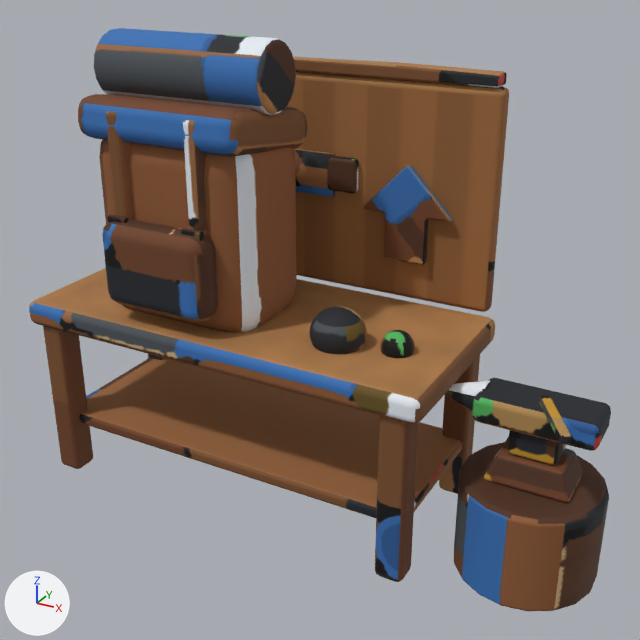
The glTF model game/assets3d/props/upgrade_bench.glb, before and after one commit.
Before and after are seen from a 50 mm camera at (1.86, -3.15, 2.49) aimed at (0.14, -0.02, 0.92). The axes (+X, +Y, +Z) are drawn at lower left. The lights are the same throughout. The picture after the commit comes second. Vertices at exactly the same position are counted once.

In view in the first picture: 'abase'.
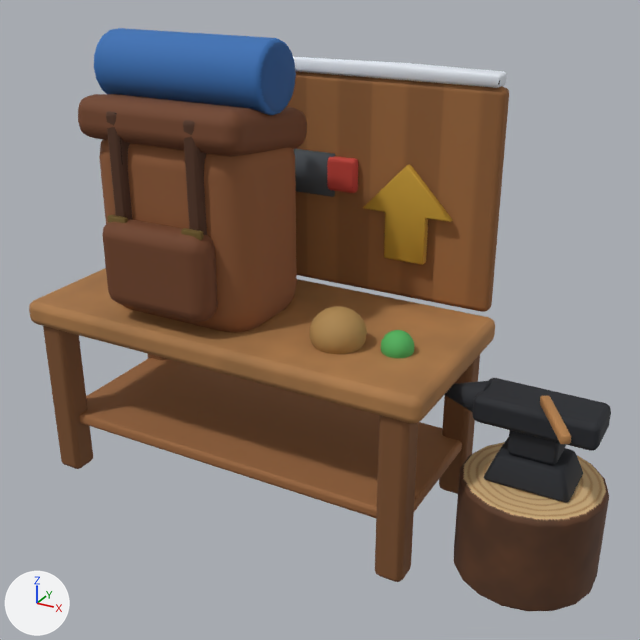
Where the change shows, as pixel boxes (x1, y1, x2, y2) in the pictures (640 x 640 px):
part 1 of me_abase, cut back
    before: (79, 42, 583, 518)
    after: (80, 42, 582, 518)
part 2 of me_abase, surface changed
    both: (30, 39, 606, 582)

The edits, one by one:
me_abase is used by ob_abase; location (1.15, -0.05, 0.45).
me_abase had 3568 vertices, 7021 faces and spanned x -2.35..0.3, y -0.4..0.58, z -0.45..1.65.
me_abase now has 2514 vertices, 4913 faces and spans x -2.35..0.3, y -0.4..0.58, z -0.45..1.65.
me_abase part 1: 133 vertices moved from x -2.27..0.17, y -0.33..0.58, z -0.2..1.54 to x -2.27..0.17, y -0.33..0.58, z -0.2..1.52; 1236 vertices removed from x -2.28..0.19, y -0.34..0.58, z -0.2..1.62; 182 vertices added at x -2.27..0.17, y -0.34..0.58, z -0.2..1.62.
me_abase part 2: 812 kept faces spanning x -2.34..0.3, y -0.39..0.58, z -0.45..1.65 get new texture (UV) coordinates.
